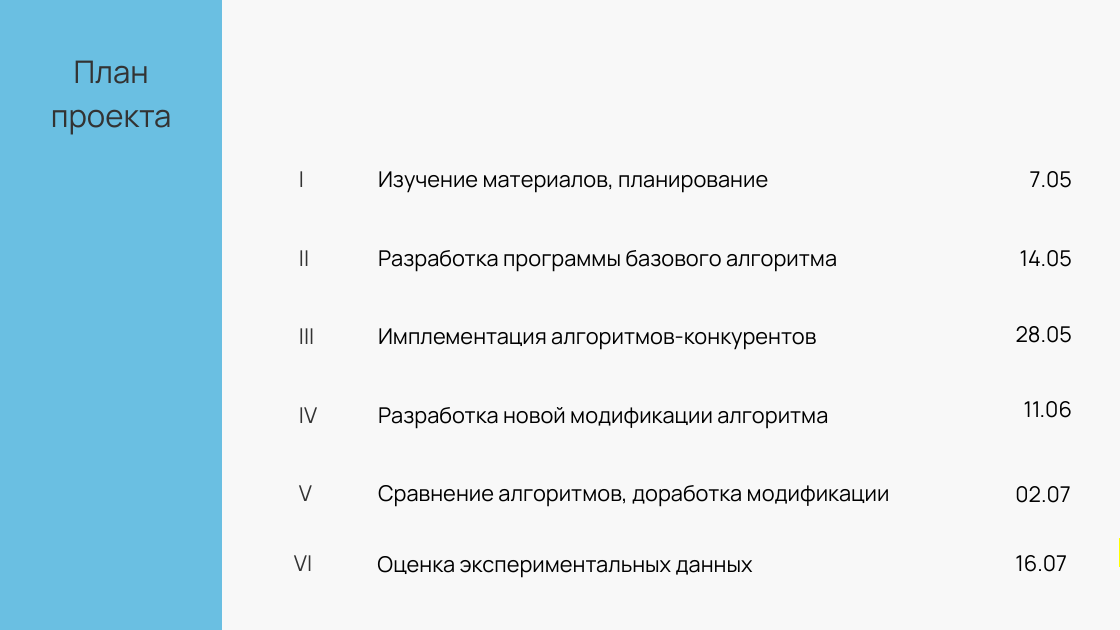
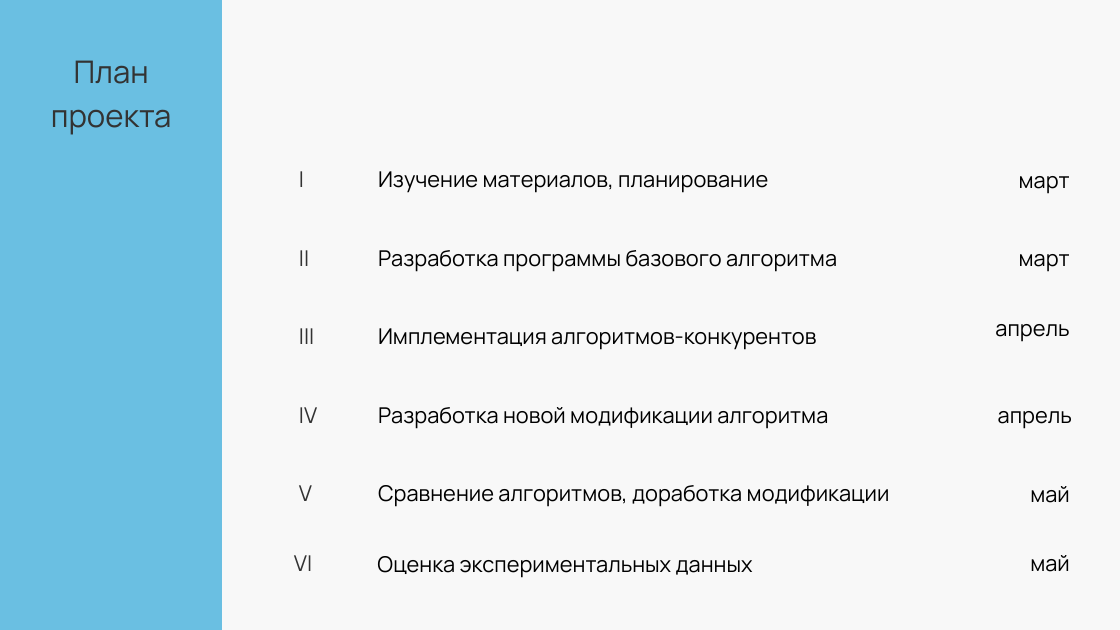
Before and after one commit to Quaha/swarm-algorithm, a slide deck: slide 4 of materials/Презентация.pptx. Drawn at 1120x630 pixels with LibreOffice and Linux fonts; fonts in the diff are those of the drawing. Boxes give left, top, right and bottom in pixels: in the first picture for what was removed or moved away, otherwise in the second. Text is boxed around its words. In the diff, an @@ line names an element or a change of style, - is before the commit and + after.

Commit message:
New dates

```diff
--- a/materials/Презентация.pptx
+++ b/materials/Презентация.pptx
@@ text at box(1019, 176, 1070, 194): text changed @@
-7.05
+март
@@ text at box(1019, 254, 1070, 272): text changed @@
-14.05
+март
@@ text at box(995, 324, 1069, 342): text changed @@
-28.05
+апрель
@@ text at box(998, 411, 1072, 429): text changed @@
-11.06
+апрель
@@ text at box(1030, 486, 1070, 503): text changed @@
-02.07
+май
@@ text removed at box(1102, 523, 1120, 607) @@
--09.07
@@ text at box(1030, 555, 1070, 572): text changed @@
-16.07
+май
```
